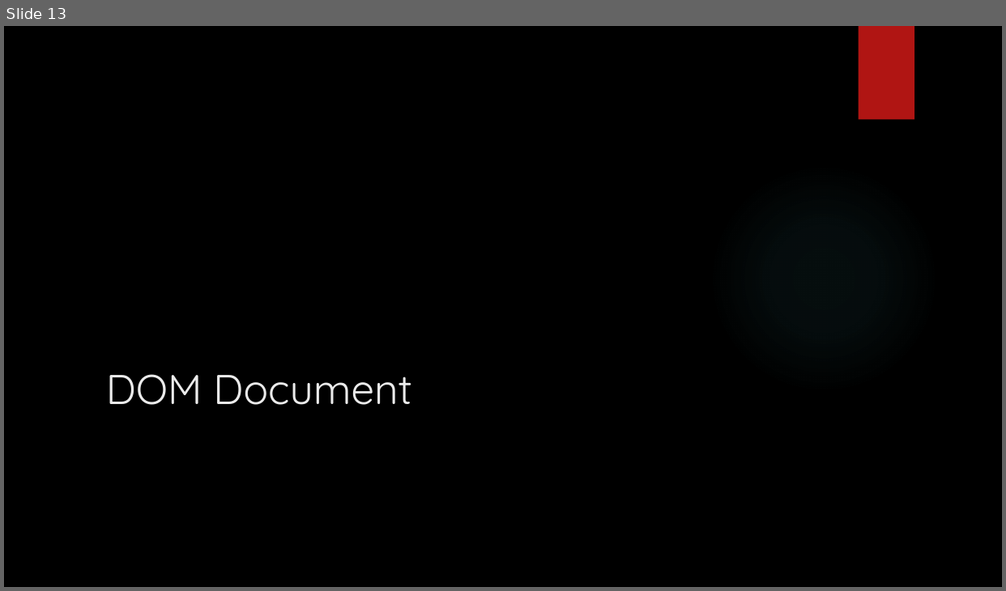
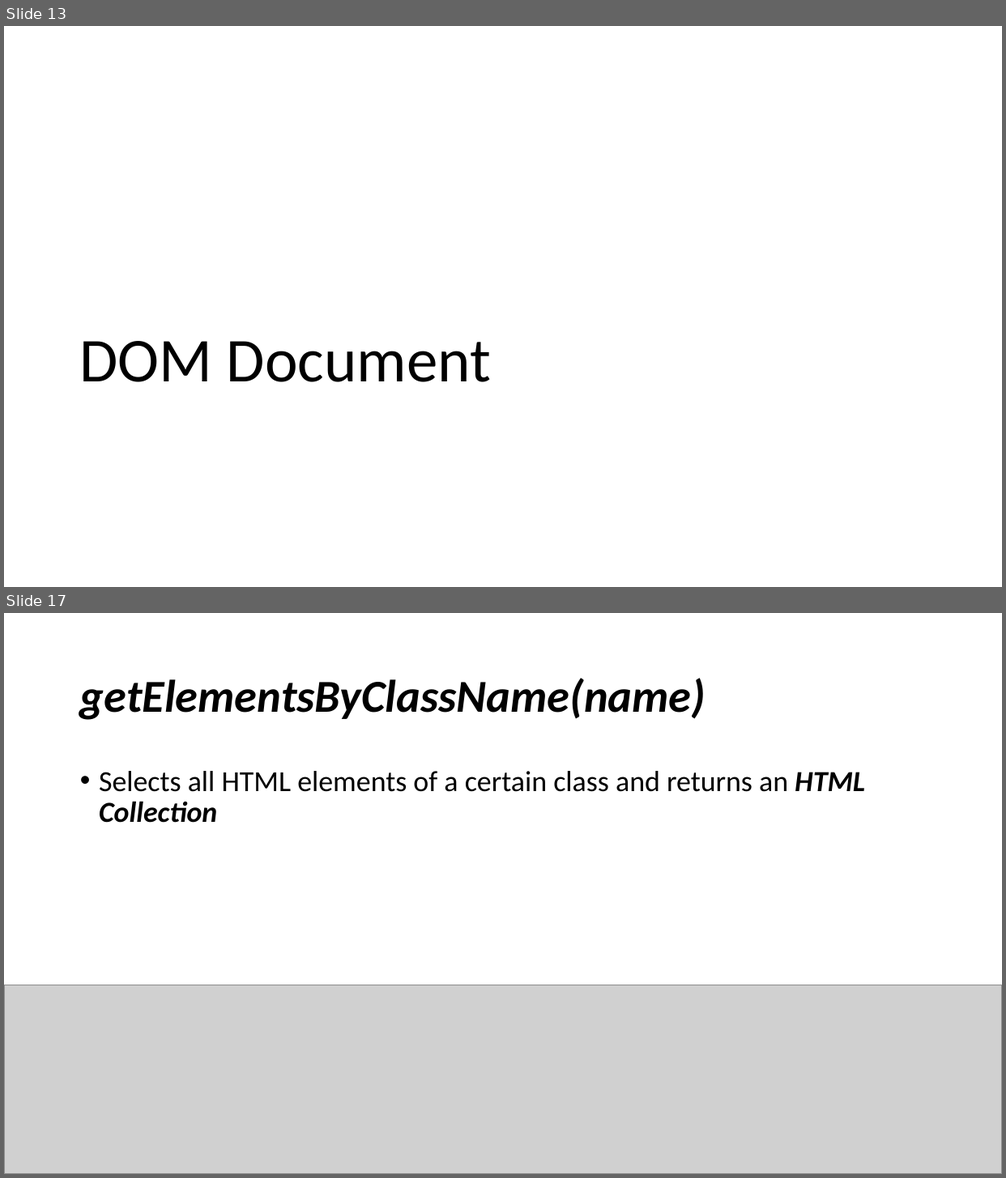
Before and after one commit to YWCANWIL-TechLab/module15-exercises-YaminahAlanis, a slide deck: slides/Module 15 - JS HTML DOM Part 1.pptx. Shown one above the other, each under a label of ours: slide 13 before the commit, slides 13 and 17 after it; the slides between them are not shown. The pictures are 1006x591 and 1006x1178 pixels, drawn with LibreOffice and Linux fonts; fonts in the diff are those of the drawing; grey boxes stand for pictures; background and template pictures are left out. Boxes give left, top, right and bottom in pixels: in the first picture for what was removed or moved away, otherwise in the second. Text is boxed around its words. In the diff, an @@ line names an element or a change of style, - is before the commit and + after.

```diff
--- a/slides/Module 15 - JS HTML DOM Part 1.pptx
+++ b/slides/Module 15 - JS HTML DOM Part 1.pptx
@@ slide 17 added at bbox=[4, 613, 1002, 1174], background #FFFFFF @@
@@ title added at bbox=[80, 678, 705, 720], 44 pt, text #000000, bold, italic @@
+getElementsByClassName(name)
@@ text added at bbox=[99, 771, 865, 823], 28 pt, text #000000 @@
+• Selects all HTML elements of a certain class and returns an HTML Collection
@@ picture added at bbox=[4, 985, 1002, 1174] @@
@@ slide 13 changed as well @@
@@ background picture (left out) to #FFFFFF @@
@@ rectangle removed at bbox=[859, 26, 914, 120] @@
@@ title "DOM Document": place and size @@
-title "DOM Document" at bbox=[106, 374, 412, 405]
+title "DOM Document" at bbox=[79, 341, 491, 382]
@@ title "DOM Document" at bbox=[79, 341, 491, 382]: size 40 to 60 pt, font Quicksand to Calibri, text colour #EBEBEB to #000000; line spacing 1 to 0.9 @@
@@ ellipse removed at bbox=[709, 163, 939, 394] @@
```
Also in this commit, not shown: 29 other slides changed, 8 other slides added, 2 slides removed, 4 other files.
